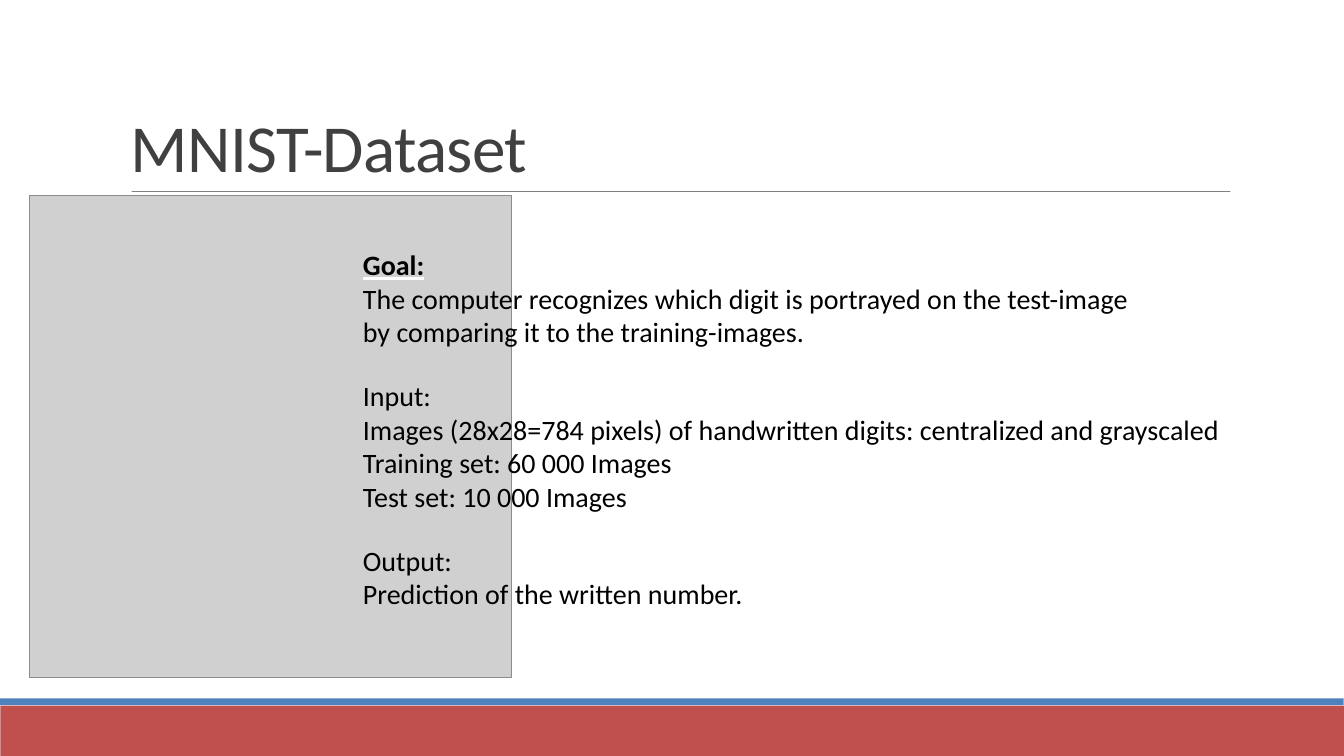
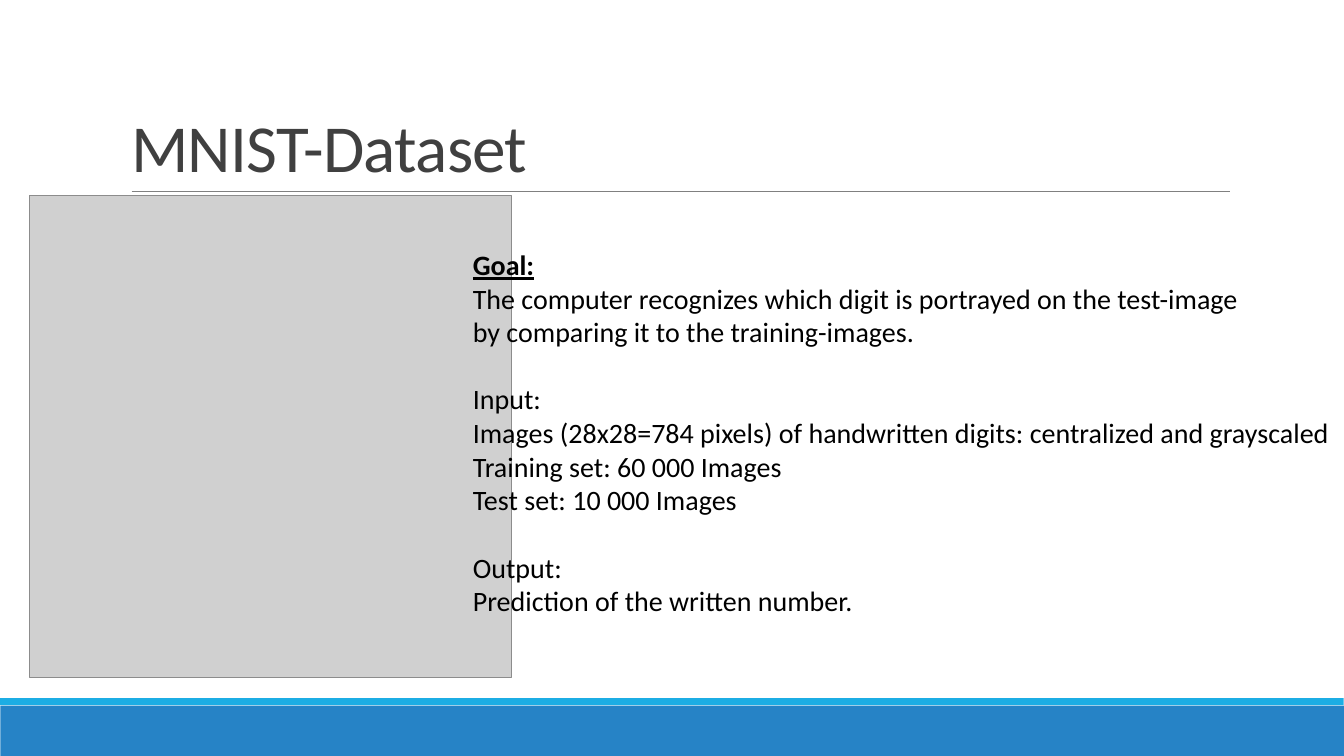
Before and after one commit to datascience-mobi/project-03-group-01, a slide deck: slide 2 of Vortrag1.pptx. Drawn at 1344x756 pixels with LibreOffice and Linux fonts; fonts in the diff are those of the drawing; grey boxes stand for pictures. Boxes give left, top, right and bottom in pixels: in the first picture for what was removed or moved away, otherwise in the second. Text is boxed around its words. In the diff, an @@ line names an element or a change of style, - is before the commit and + after.

```diff
--- a/Vortrag1.pptx
+++ b/Vortrag1.pptx
@@ text "Goal:" rewrapped from <box>363,255,1219,605</box> to <box>473,252,1329,618</box> @@
@@ rectangle at <box>0,706,1344,756</box>: fill #C0504D to #2683C6 @@
@@ rectangle at <box>0,699,1344,706</box>: fill #4F81BD to #1CADE4 @@
```
Also in this commit, not shown: 8 other slides changed.
